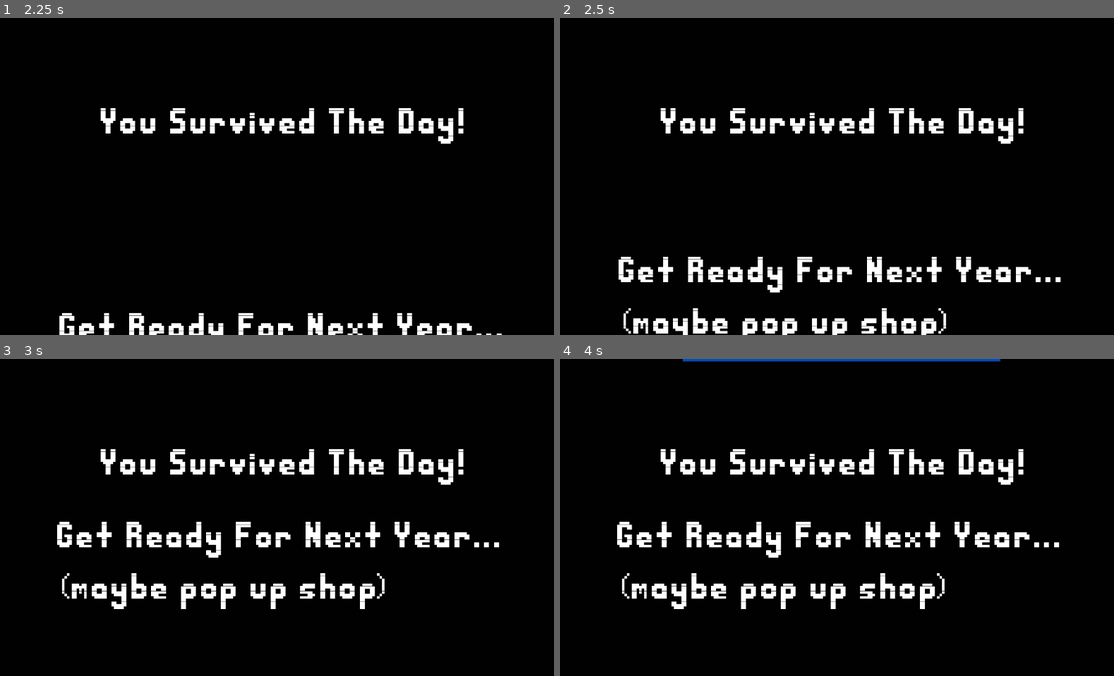
Above: before the commit, frames 1-4 (two rows, left to right).
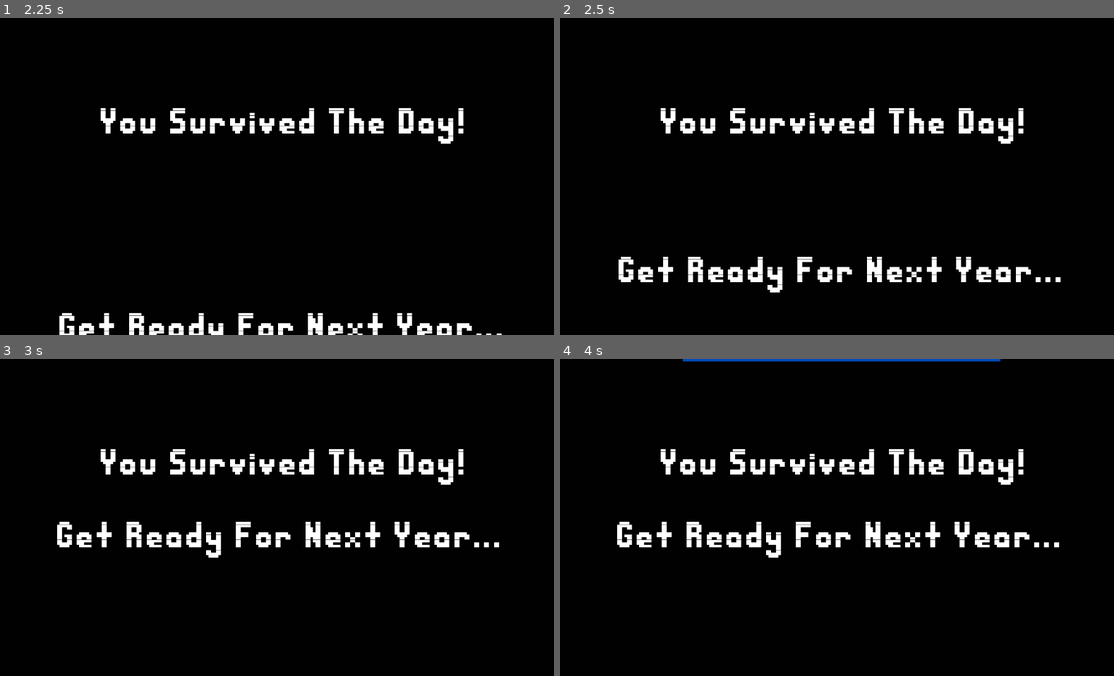
Above: after the commit, the same moments.

Repository: Sosenteam/groundhog-stealth
Game: Godot game, scene res://win_screen.tscn
Two runs of this game, one before a commit and one after it. Both use one fixed random seed, a clock stepped at 60 frames per second and the inputs below. This scene is started directly instead of the project's main scene.
Inputs:
- Up to frame 1 (2.25 s): hold D (move_right) 0.53-1.28 s; hold Space (move_dash) 0.53-1.28 s; hold S (move_down) 1.28-2.03 s; tap Space (move_dash) at 1.35 s; tap Enter at 2 s; hold D (move_right) from 2.03 s (still down); hold Space (move_dash) from 2.03 s (still down)
- Up to frame 2 (2.5 s): keep holding D (move_right); keep holding Space (move_dash)
- Up to frame 3 (3 s): release D (move_right) at 2.78 s; release Space (move_dash) at 2.78 s; hold W (move_up) from 2.78 s (still down); tap Space (move_dash) at 2.85 s
- Up to frame 4 (4 s): tap Space (move_dash) at 3.5 s; release W (move_up) at 3.53 s; hold A (move_left) from 3.53 s (still down); hold Space (move_dash) from 3.53 s (still down)

Frame 1 is identical in both runs. In frame 2, 1.7% of the frame differs, in the area x 11-70%, y 91-100%; in frame 3, 2.0%, in the area x 11-70%, y 67-79%; in frame 4, 2.0%.

Commit message:
Winning now restarts level cleanly
!!BOth restart & and winning makes it so phil can move during the countdown to start again

Diff:
--- a/win_screen.gd
+++ b/win_screen.gd
@@ -1,4 +1,6 @@
 extends Control
+
+signal win_finished
 
 @export var kill_me = false
 
@@ -20,7 +22,14 @@
 
 
 func _on_timer_2_timeout() -> void:
+	var tween = create_tween().set_parallel(true)
+	tween.tween_property($CanvasLayer/Popup, "modulate:a", 0, 1.0)
+	tween.tween_property($CanvasLayer/Calender, "modulate:a", 0, 1.0)
+
+	await tween.finished
 	kill_me = true
+	win_finished.emit()
 
 func get_kill_me():
+	print("asdfghjkiuhgyfetdghbjnkOAFHUBD NJA")
 	return kill_me
--- a/win_screen.tscn
+++ b/win_screen.tscn
@@ -193,6 +193,7 @@
 }
 
 [node name="WinScreen" type="Control" unique_id=299086818]
+process_mode = 3
 z_index = 25
 layout_mode = 3
 anchors_preset = 15
@@ -243,8 +244,7 @@
 offset_bottom = 879.0001
 theme_override_fonts/font = ExtResource("1_l2arl")
 theme_override_font_sizes/font_size = 54
-text = "Get Ready For Next Year...
-(maybe pop up shop)"
+text = "Get Ready For Next Year..."
 
 [node name="Calender" parent="CanvasLayer" unique_id=393428817 instance=ExtResource("3_1txte")]
 offset_top = -648.0
@@ -255,9 +255,11 @@
 libraries/ = SubResource("AnimationLibrary_26557")
 
 [node name="Timer" type="Timer" parent="CanvasLayer" unique_id=1627088499]
+process_mode = 3
 wait_time = 7.5
 
 [node name="Timer2" type="Timer" parent="CanvasLayer" unique_id=247473763]
+process_mode = 3
 wait_time = 13.0
 
 [connection signal="timeout" from="CanvasLayer/Timer" to="." method="_on_timer_timeout"]
--- a/world.gd
+++ b/world.gd
@@ -39,23 +39,22 @@
 
 func _process(delta: float) -> void:
 	#Getting if time ran out, if so, show win screen
-	#!!FOR NOW ONLY RUNS ONCE!!
-	#print(active_clock.getTimeInSeconds())
 	if active_clock.getTimeInSeconds() == 0.0 && runWin == true:
 		win_node = win_scene.instantiate()
 		add_child(win_node)
-		#load new win scene
+		win_node.win_finished.connect(_on_win_finished)
 		runWin = false
-		$DetectionLayer/DetectionMeter.canDie = false;
+		get_tree().paused = true
+		$DetectionLayer/DetectionMeter.canDie = false
 		$DetectionLayer/DetectionMeter.canBeSeen = false
-		print("hhs")
 		active_clock.time_left = -1.0
-	if win_node != null:
-		print(win_node.get_kill_me())
-	if win_node != null && win_node.get_kill_me():
-		print("hello")
-		$WinScreen.queue_free()
-		$WinScreen.hide()
+
+func _on_win_finished() -> void:
+	if win_node:
+		win_node.queue_free()
+		win_node = null
+	get_tree().paused = false
+	get_tree().reload_current_scene()
 
 func _ready() -> void:
 	# creating clock
